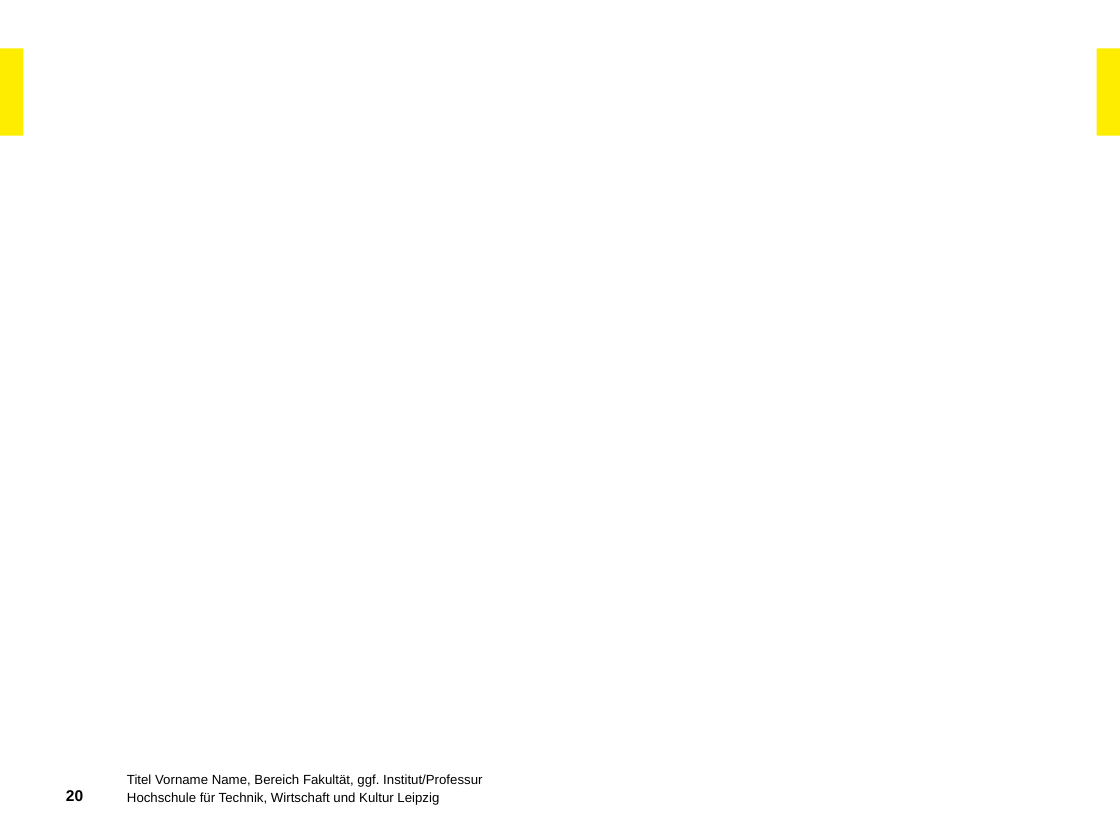
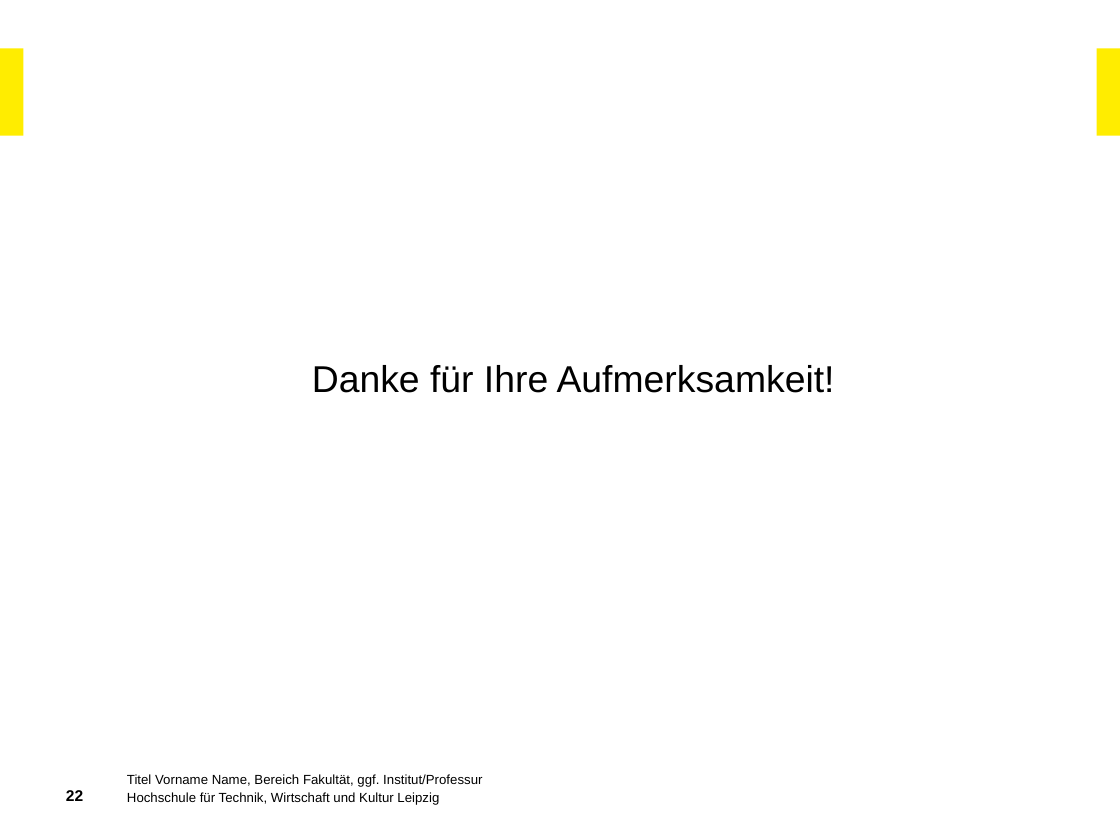
Before and after one commit to IvanAgibalov97/Praxisbericht, a slide deck: slide 22 of Architektur eines OCPP-Servers.pptx (slide 20 before the commit). Drawn at 1120x840 pixels with LibreOffice and Linux fonts; fonts in the diff are those of the drawing; background and template pictures are left out. Boxes give left, top, right and bottom in pixels: in the first picture for what was removed or moved away, otherwise in the second. Text is boxed around its words. In the diff, an @@ line names an element or a change of style, - is before the commit and + after.

```diff
--- a/Architektur eines OCPP-Servers.pptx
+++ b/Architektur eines OCPP-Servers.pptx
@@ title added at <box>312,365,835,393</box>, 24 pt, text #000000 @@
+Danke für Ihre Aufmerksamkeit!
@@ page number at <box>66,790,83,801</box>: text changed @@
-20
+22
```
Also in this commit, not shown: 15 other slides changed, 2 slides added, 1 slide removed.
